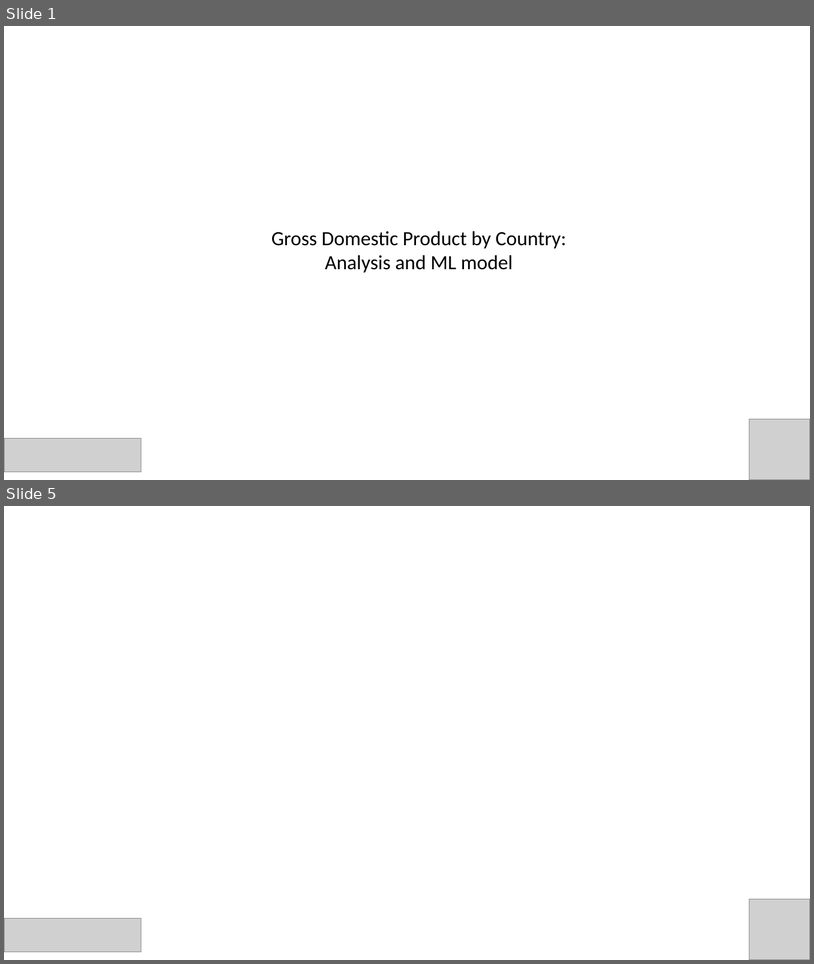
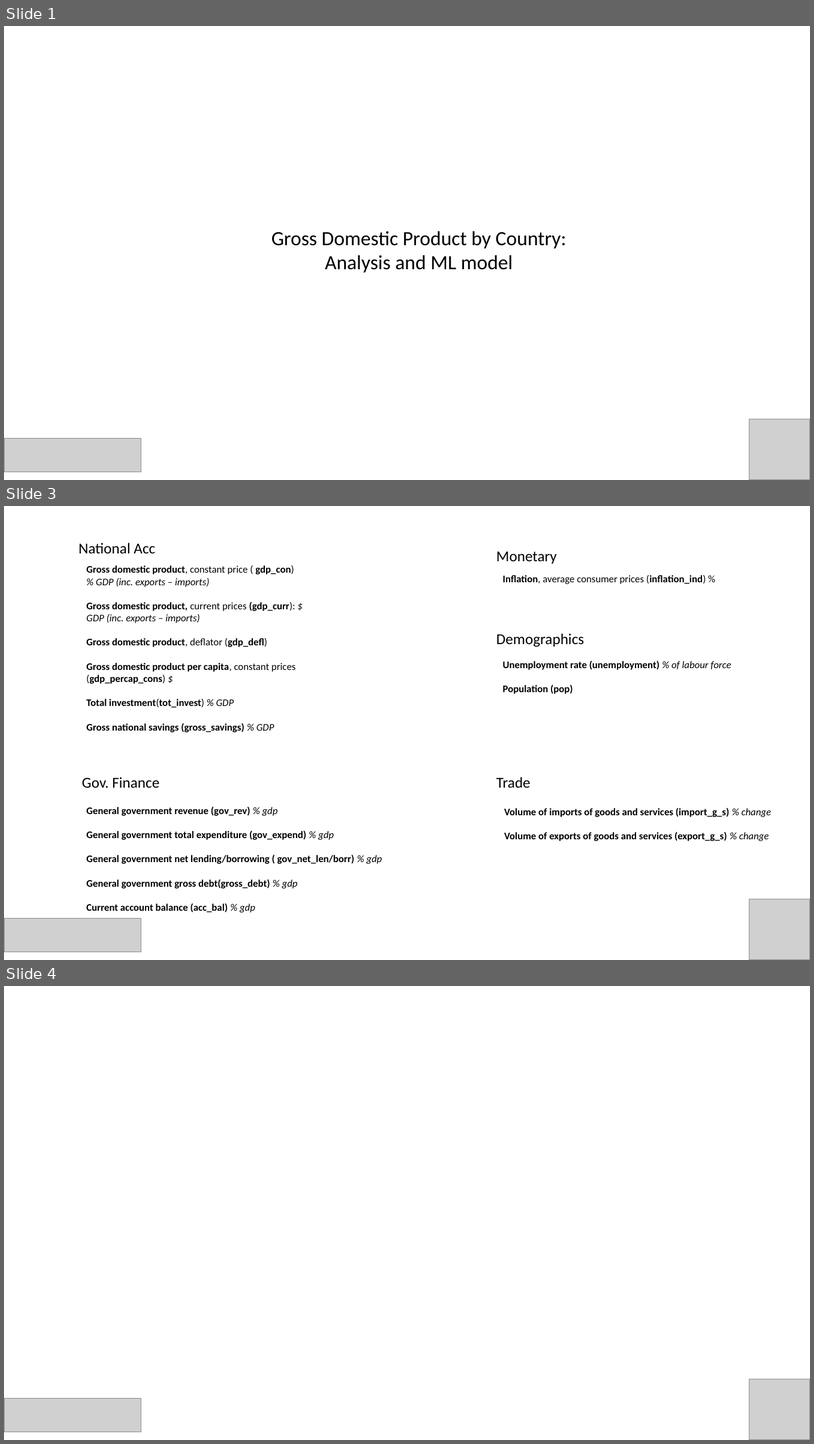
Before and after one commit to chrislacarte/Country-GDP-and-Debt-predictor-ML-, a slide deck: gdp_presentation.pptx. Shown one above the other, each under a label of ours: slides 1 and 5 before the commit, slides 1, 3 and 4 after it; the slides between them are not shown. The pictures are 814x964 and 814x1444 pixels, drawn with LibreOffice and Linux fonts; fonts in the diff are those of the drawing; grey boxes stand for pictures. Boxes give left, top, right and bottom in pixels: in the first picture for what was removed or moved away, otherwise in the second. Text is boxed around its words. In the diff, an @@ line names an element or a change of style, - is before the commit and + after.

```diff
--- a/gdp_presentation.pptx
+++ b/gdp_presentation.pptx
@@ slide 3 added at (4, 506, 810, 960), background #FFFFFF @@
@@ text added at (78, 543, 155, 553), 18 pt, text #000000 @@
+National Acc
@@ text added at (497, 551, 557, 564), 18 pt, text #000000 @@
+Monetary
@@ text added at (86, 565, 296, 732), 12 pt, text #000000, bold @@
+Gross domestic product, constant price ( gdp_con)
+% GDP (inc. exports – imports)
+Gross domestic product, current prices (gdp_curr): $
+GDP (inc. exports – imports)
+Gross domestic product, deflator (gdp_defl)
+Gross domestic product per capita, constant prices
+(gdp_percap_cons) $
+Total investment(tot_invest) % GDP
+Gross national savings (gross_savings) % GDP
@@ text added at (503, 575, 706, 584), 12 pt, text #000000 @@
+Inflation, average consumer prices (inflation_ind) %
@@ text added at (497, 633, 584, 647), 18 pt, text #000000 @@
+Demographics
@@ text added at (503, 660, 731, 694), 12 pt, text #000000, bold @@
+Unemployment rate (unemployment) % of labour force
+Population (pop)
@@ text added at (82, 777, 159, 787), 18 pt, text #000000 @@
+Gov. Finance
@@ text added at (497, 777, 531, 787), 18 pt, text #000000 @@
+Trade
@@ text added at (86, 806, 382, 912), 12 pt, text #000000, bold @@
+General government revenue (gov_rev) % gdp
+General government total expenditure (gov_expend) % gdp
+General government net lending/borrowing ( gov_net_len/borr) % gdp
+General government gross debt(gross_debt) % gdp
+Current account balance (acc_bal) % gdp
@@ text added at (504, 807, 771, 841), 12 pt, text #000000, bold @@
+Volume of imports of goods and services (import_g_s) % change
+Volume of exports of goods and services (export_g_s) % change
@@ picture added at (750, 898, 810, 960) @@
@@ picture added at (4, 918, 141, 951) @@
@@ what was slide 5 is now slide 4 @@
```
Also in this commit, not shown: 5 other slides added, 6 slides removed, 2 other files.
